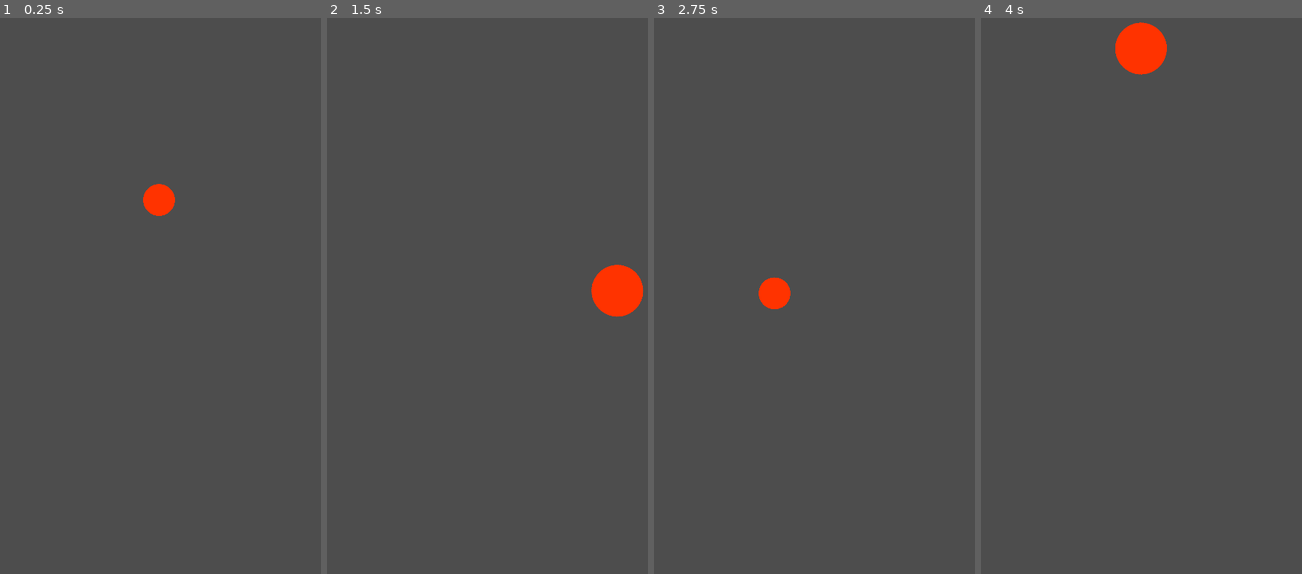
Above: before the commit, frames 1-4 (left to right).
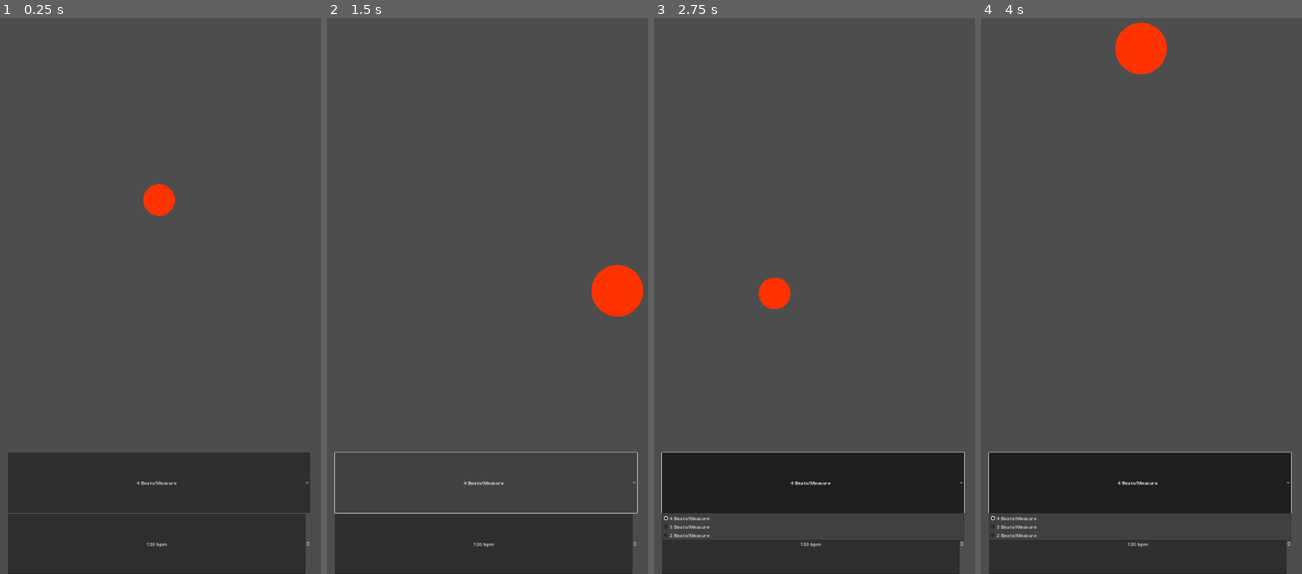
Above: after the commit, the same moments.

Repository: hackerkid27/virtual-conductor
Game: Godot game, scene res://scenes/Main.tscn
Same seed, same stepped clock (60 frames per second), same inputs: the game is played once before the commit and once after it. Before the commit the project has no main scene; this scene is started directly in both runs.
Inputs (mouse positions are in pixels of both pictures, inside the frame that each line leads up to):
- Up to frame 1 (0.25 s): no input
- Up to frame 2 (1.5 s): click (487, 485) at 0.5 s, where only the run after the commit has a clickable "4 Beats/Measure"; click (487, 485) at 1.25 s, where only the run after the commit has a clickable "4 Beats/Measure"
- Up to frame 3 (2.75 s): click (814, 485) at 2 s, where only the run after the commit has a clickable "4 Beats/Measure"
- Up to frame 4 (4 s): no input

The runs differ from the first frame. In frame 1, 20% of the frame differs, in the area x 2-97%, y 78-100%; in frame 2, 10%; in frame 3, 16%; in frame 4, 16%.

Commit message:
Set main scene and correct UI size and position.

Diff:
--- a/project.godot
+++ b/project.godot
@@ -11,6 +11,7 @@
 [application]
 
 config/name="Virtual Conductor"
+run/main_scene="res://scenes/Main.tscn"
 config/features=PackedStringArray("4.3", "Mobile")
 config/icon="res://icon.svg"
 
--- a/scenes/Main.tscn
+++ b/scenes/Main.tscn
@@ -11,6 +11,8 @@
 anchor_left = 0.5
 anchor_top = 1.0
 anchor_right = 0.5
+offset_right = 1080.0
+offset_bottom = 1920.0
 grow_vertical = 0
 
 [node name="BeatContainer" type="Node2D" parent="."]
